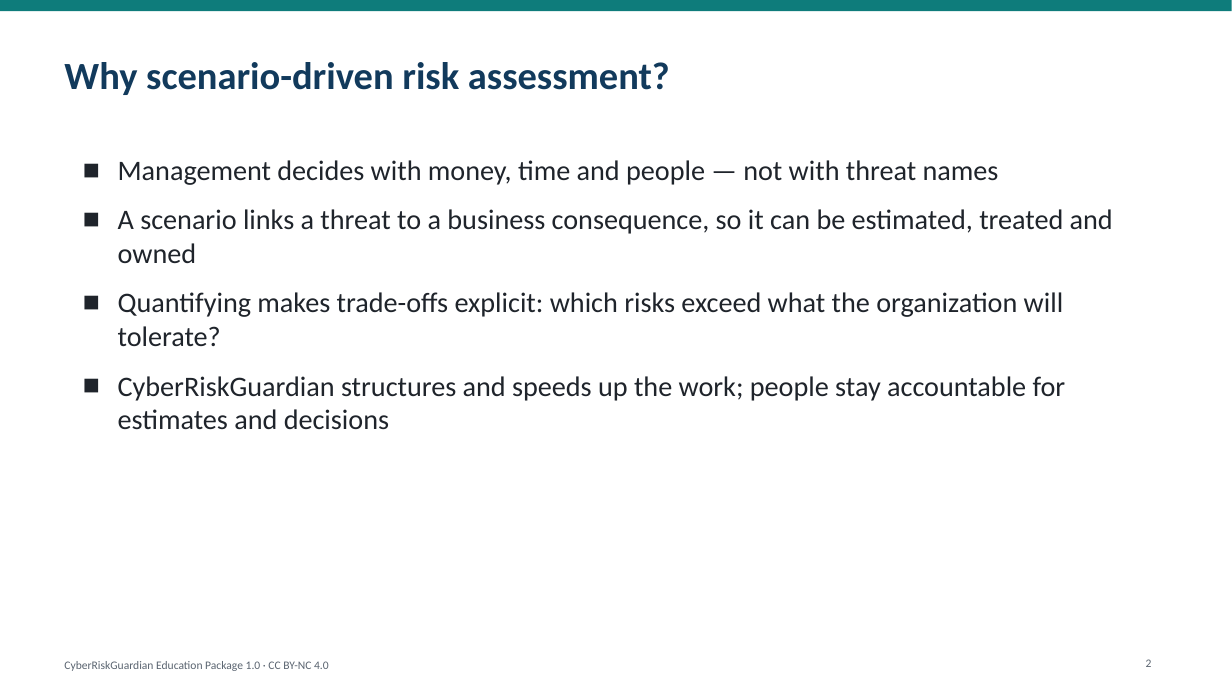
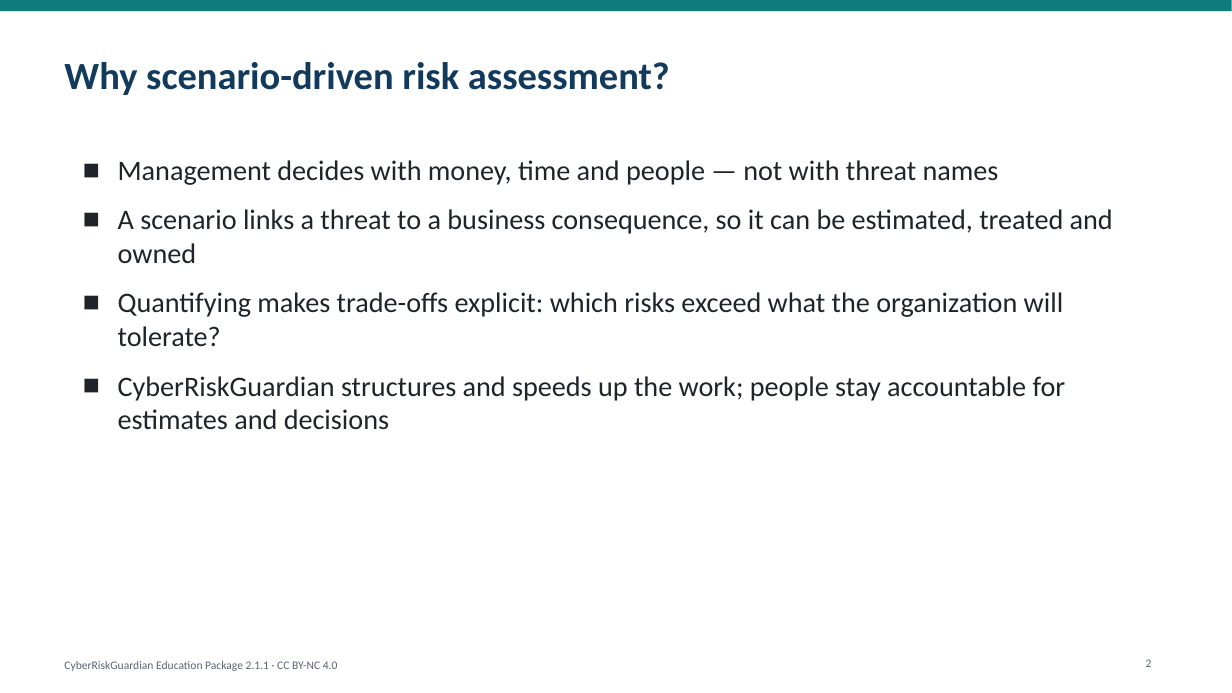
Before and after one commit to ITriskMgr/CyberRiskGuardian, a slide deck: slide 2 of education/slides/CRG_Intro_Deck_EN.pptx. Drawn at 1232x693 pixels with LibreOffice and Linux fonts; fonts in the diff are those of the drawing. Boxes give left, top, right and bottom in pixels: in the first picture for what was removed or moved away, otherwise in the second. Text is boxed around its words. In the diff, an @@ line names an element or a change of style, - is before the commit and + after.

```diff
--- a/education/slides/CRG_Intro_Deck_EN.pptx
+++ b/education/slides/CRG_Intro_Deck_EN.pptx
@@ text at box(64, 661, 338, 671): text changed @@
-CyberRiskGuardian Education Package 1.0 · CC BY-NC 4.0
+CyberRiskGuardian Education Package 2.1.1 · CC BY-NC 4.0
```
Also in this commit, not shown: 15 other slides changed, 3 slides added, 29 other files.
